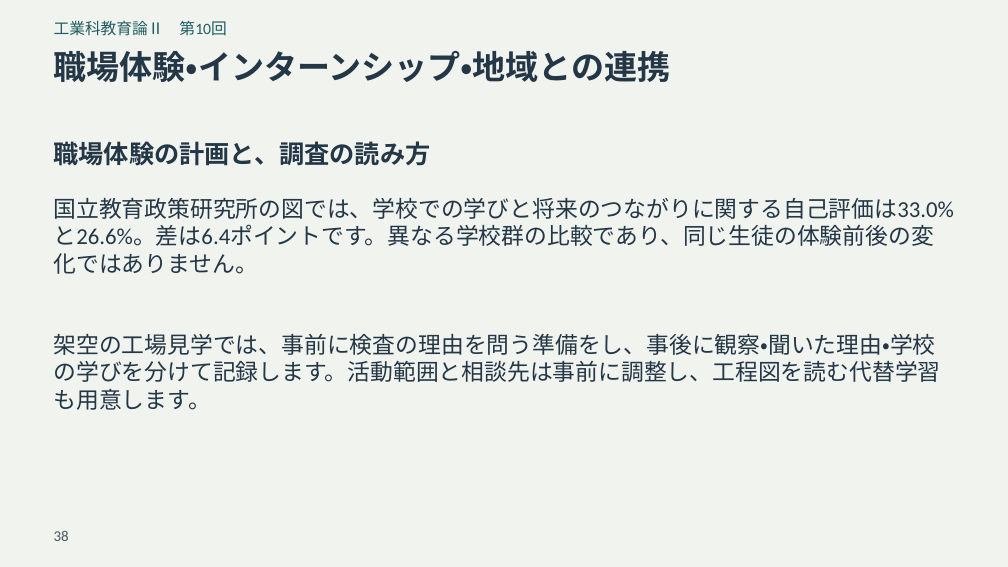
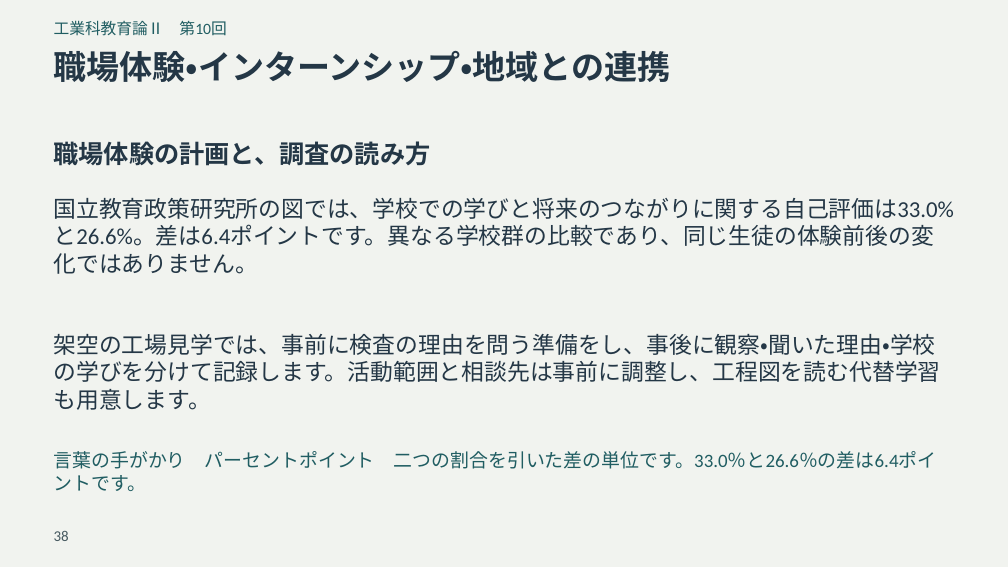
Before and after one commit to zooc-14calbp/industrial-education-ii, a slide deck: slide 38 of reorganized/20261105/expanded/slides.pptx. Drawn at 1008x567 pixels with LibreOffice and Linux fonts; fonts in the diff are those of the drawing. Boxes give left, top, right and bottom in pixels: in the first picture for what was removed or moved away, otherwise in the second. Text is boxed around its words. In the diff, an @@ line names an element or a change of style, - is before the commit and + after.

```diff
--- a/reorganized/20261105/expanded/slides.pptx
+++ b/reorganized/20261105/expanded/slides.pptx
@@ text added at (x1=54, y1=451, x2=937, y2=469), 18 pt, text #205D62 @@
+言葉の手がかり パーセントポイント 二つの割合を引いた差の単位です。33.0％と26.6％の差は6.4ポイントです。
```
Also in this commit, not shown: 15 other slides changed, 30 other files.
